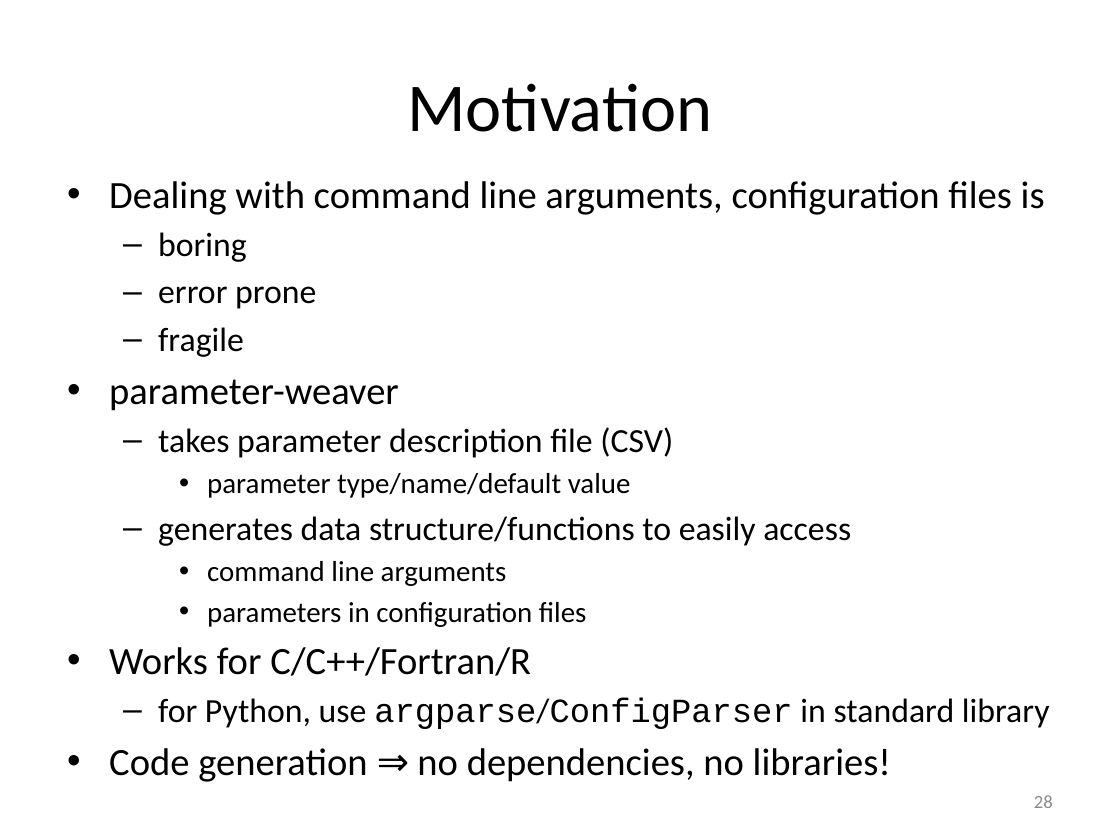
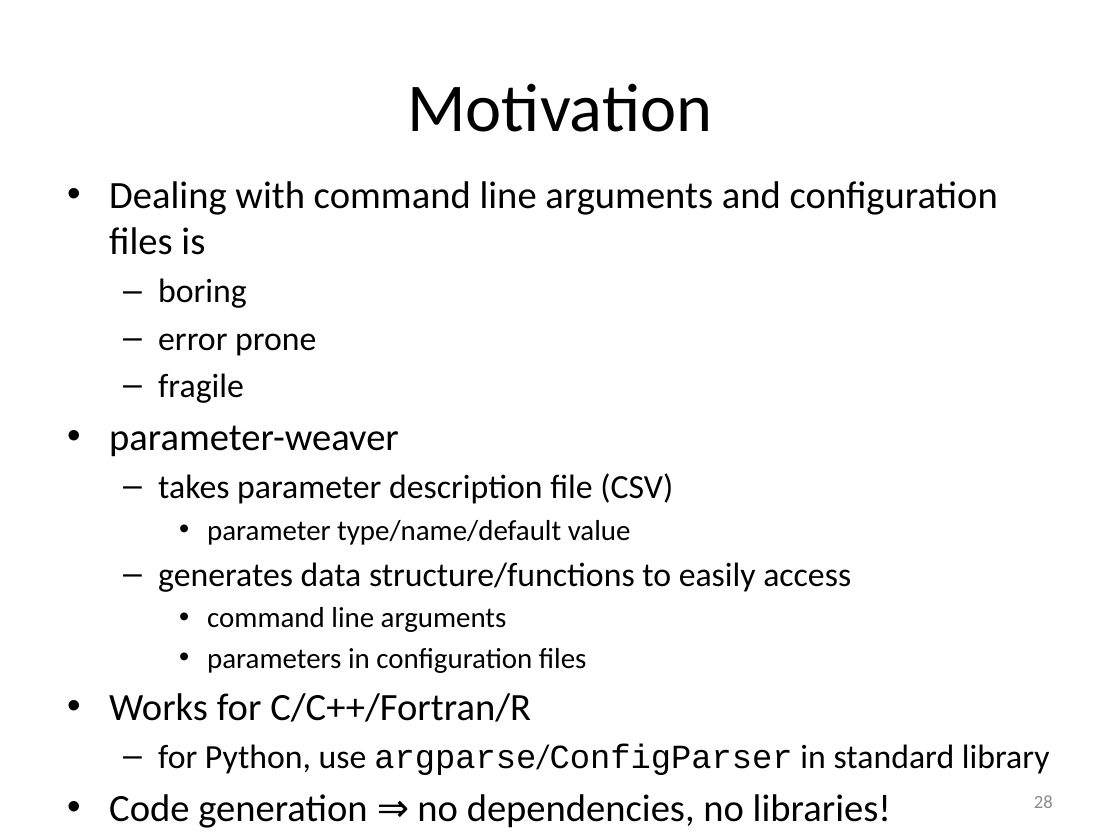
Before and after one commit to gjbex/training-material, a slide deck: slide 28 of Misc/worker_atools.pptx. Drawn at 1120x840 pixels with LibreOffice and Linux fonts; fonts in the diff are those of the drawing. Boxes give left, top, right and bottom in pixels: in the first picture for what was removed or moved away, otherwise in the second. Text is boxed around its words. In the diff, an @@ line names an element or a change of style, - is before the commit and + after.

```diff
--- a/Misc/worker_atools.pptx
+++ b/Misc/worker_atools.pptx
@@ text at <box>109,181,998,255</box>: text changed @@
-• Dealing with command line arguments, configuration files is
+• Dealing with command line arguments and configuration files is
```
Also in this commit, not shown: 5 other slides changed, 1 slide added.
